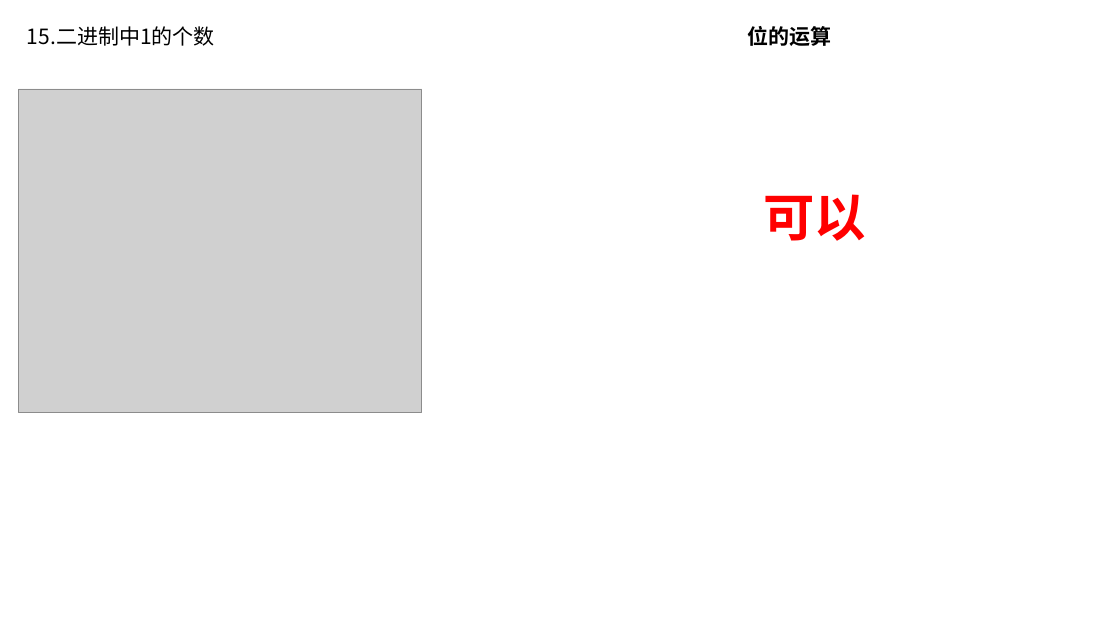
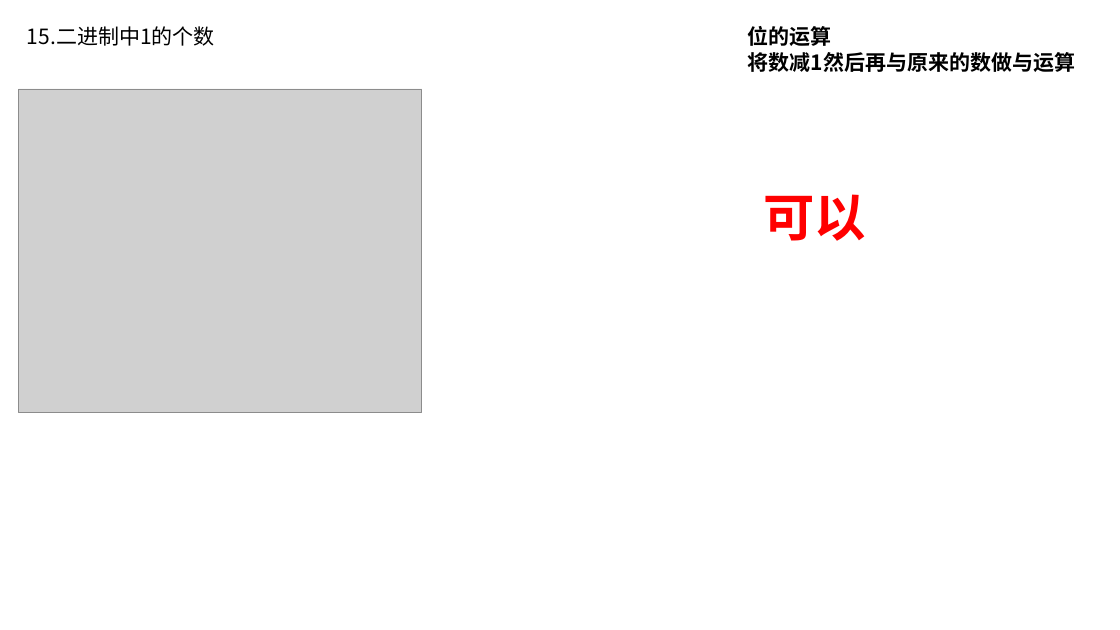
Before and after one commit to xiaojkql/Interview-Prepare, a slide deck: slide 17 of 数据结构和算法/剑指offer.pptx. Drawn at 1120x630 pixels with LibreOffice and Linux fonts; fonts in the diff are those of the drawing; grey boxes stand for pictures. Boxes give left, top, right and bottom in pixels: in the first picture for what was removed or moved away, otherwise in the second. Text is boxed around its words. In the diff, an @@ line names an element or a change of style, - is before the commit and + after.

```diff
--- a/数据结构和算法/剑指offer.pptx
+++ b/数据结构和算法/剑指offer.pptx
@@ text at (x1=748, y1=52, x2=1075, y2=72): paragraph added @@
+将数减1然后再与原来的数做与运算
```
Also in this commit, not shown: 10 other slides changed, 5 other files.
